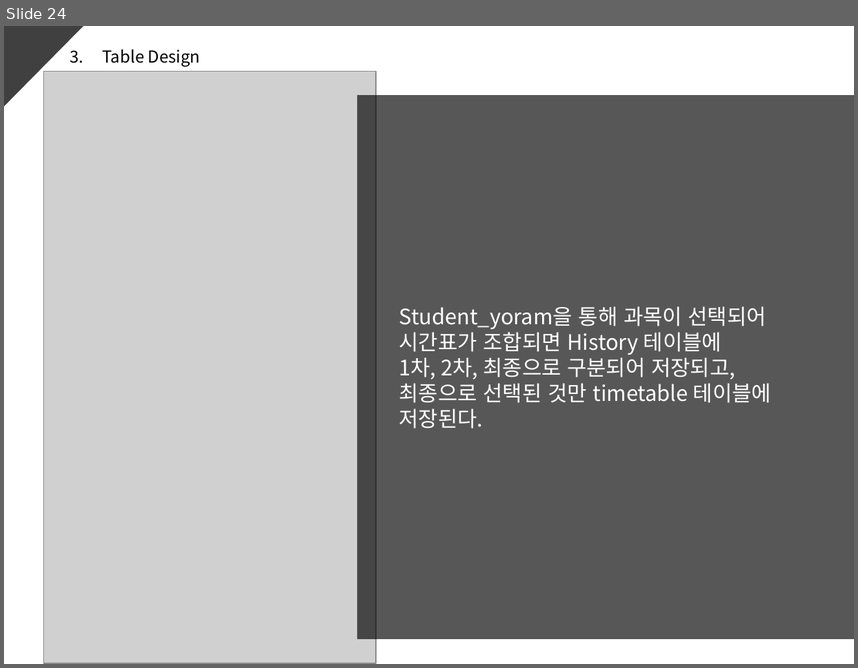
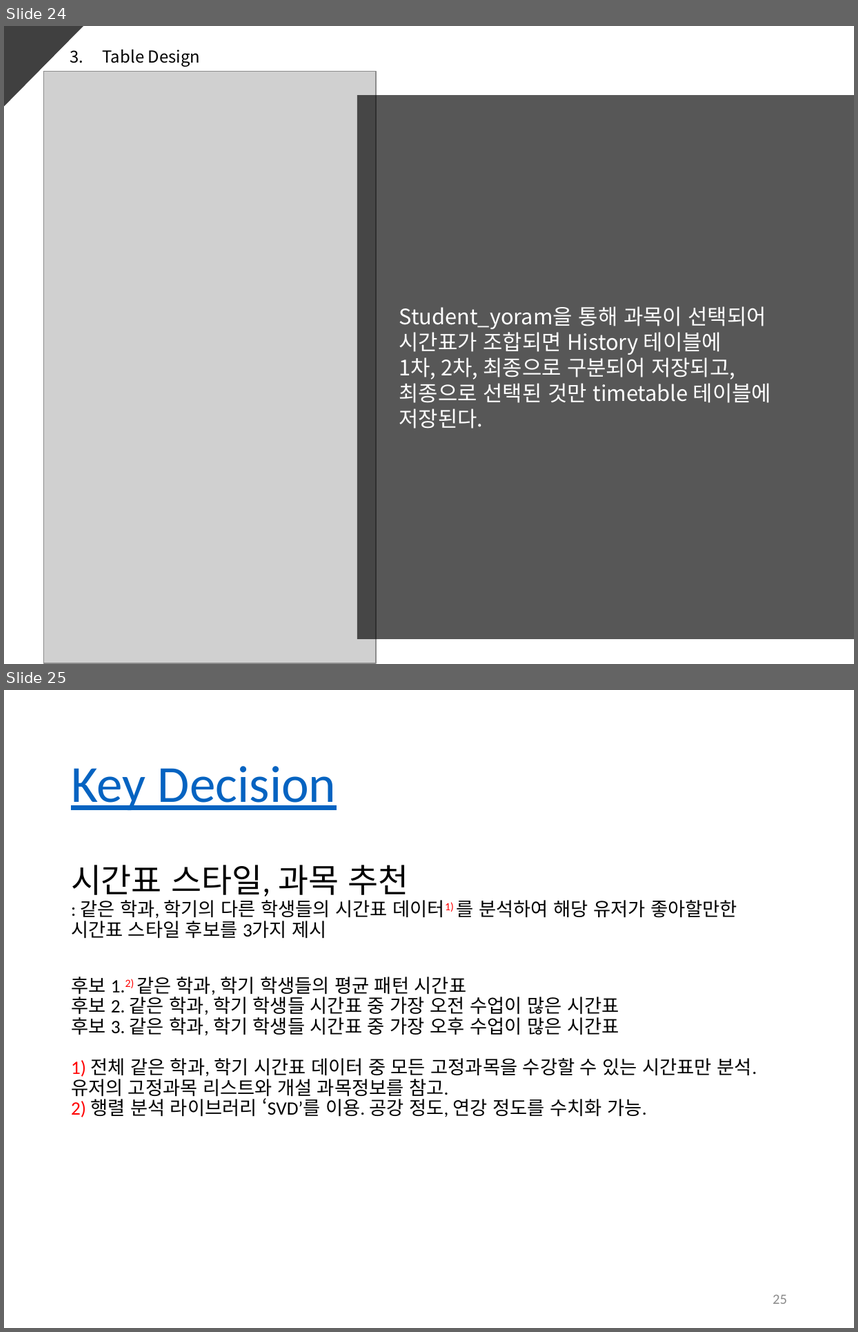
Before and after one commit to ed-jinyoung-park/SoftwareTeam2, a slide deck: 최종산출물/2팀_SAD 2.0.pptx. Shown one above the other, each under a label of ours: slide 24 before the commit, slides 24 and 25 after it. The pictures are 858x668 and 858x1332 pixels, drawn with LibreOffice and Linux fonts; fonts in the diff are those of the drawing; grey boxes stand for pictures. Boxes give left, top, right and bottom in pixels: in the first picture for what was removed or moved away, otherwise in the second. Text is boxed around its words. In the diff, an @@ line names an element or a change of style, - is before the commit and + after.

```diff
--- a/최종산출물/2팀_SAD 2.0.pptx
+++ b/최종산출물/2팀_SAD 2.0.pptx
@@ slide 25 added at box(4, 690, 854, 1328), background #FFFFFF @@
@@ title added at box(71, 766, 337, 810), 44 pt, text #0563C1, underline @@
+Key Decision
@@ text added at box(71, 865, 757, 1117), 16 pt, text #000000 @@
+시간표 스타일, 과목 추천
+: 같은 학과, 학기의 다른 학생들의 시간표 데이터1) 를 분석하여 해당 유저가 좋아할만한 시간표 스타일 후보를 3가지 제시
+후보 1.2) 같은 학과, 학기 학생들의 평균 패턴 시간표
+후보 2. 같은 학과, 학기 학생들 시간표 중 가장 오전 수업이 많은 시간표
+후보 3. 같은 학과, 학기 학생들 시간표 중 가장 오후 수업이 많은 시간표
+1) 전체 같은 학과, 학기 시간표 데이터 중 모든 고정과목을 수강할 수 있는 시간표만 분석. 유저의 고정과목 리스트와 개설 과목정보를 참고.
+2) 행렬 분석 라이브러리 ‘SVD’를 이용. 공강 정도, 연강 정도를 수치화 가능.
@@ page number added at box(773, 1294, 787, 1303), 12 pt, text #8C8C8C @@
+25
```
Also in this commit, not shown: 1 slide changed, 8 other slides added, 8 slides removed.
